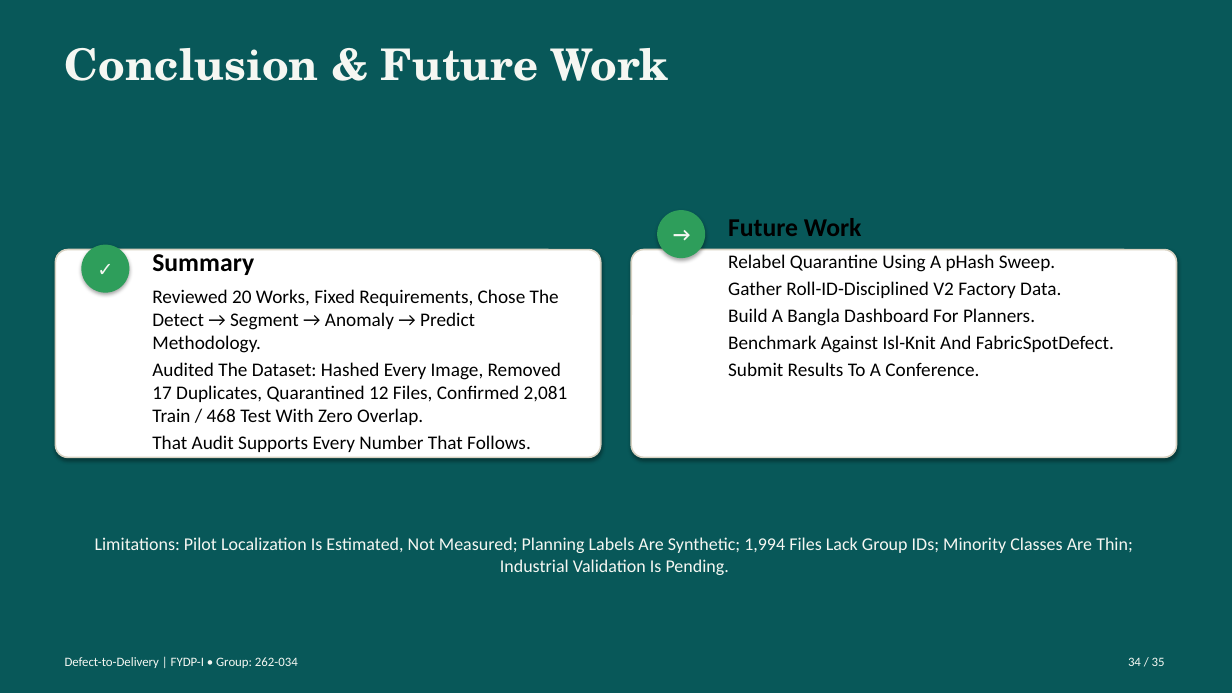
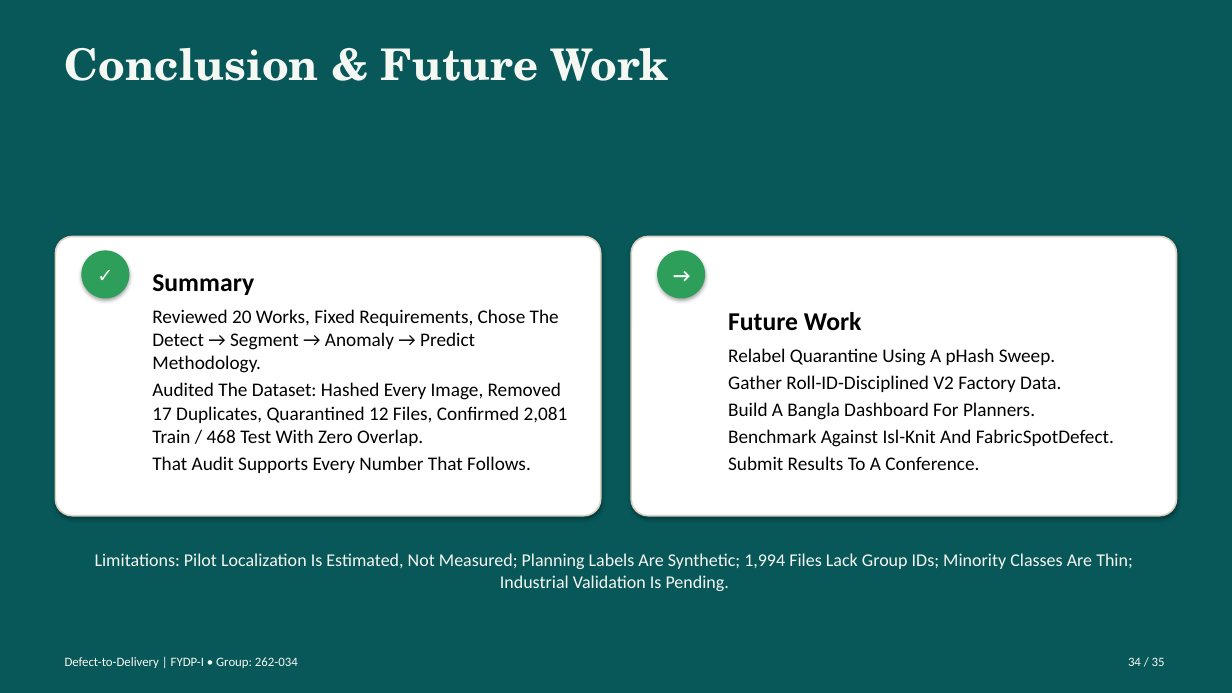
Before and after one commit to labib-ux/FYDP, a slide deck: slide 34 of slides/Defect-to-Delivery_262-034.pptx. Drawn at 1232x693 pixels with LibreOffice and Linux fonts; fonts in the diff are those of the drawing. Boxes give left, top, right and bottom in pixels: in the first picture for what was removed or moved away, otherwise in the second. Text is boxed around its words. In the diff, an @@ line names an element or a change of style, - is before the commit and + after.

Commit message:
Update Defect-to-Delivery presentation slides

```diff
--- a/slides/Defect-to-Delivery_262-034.pptx
+++ b/slides/Defect-to-Delivery_262-034.pptx
@@ rounded rectangle: place and size @@
-rounded rectangle at <box>55,250,601,457</box>
+rounded rectangle at <box>55,237,601,516</box>
@@ rounded rectangle: place and size @@
-rounded rectangle at <box>631,250,1177,457</box>
+rounded rectangle at <box>631,237,1177,516</box>
@@ ellipse "✓": place and size @@
-ellipse "✓" at <box>81,245,129,293</box>
+ellipse "✓" at <box>81,250,129,299</box>
@@ text "Summary": place and size @@
-text "Summary" at <box>152,254,568,452</box>
+text "Summary" at <box>152,274,568,473</box>
@@ ellipse "→": place and size @@
-ellipse "→" at <box>657,210,705,258</box>
+ellipse "→" at <box>657,250,705,299</box>
@@ text "Future Work": place and size @@
-text "Future Work" at <box>728,218,1114,376</box>
+text "Future Work" at <box>728,312,1114,470</box>
@@ text "Limitations: Pilot Localization Is Estimated, ...": place and size @@
-text "Limitations: Pilot Localization Is Estimated, ..." at <box>95,537,1133,575</box>
+text "Limitations: Pilot Localization Is Estimated, ..." at <box>95,553,1133,591</box>
```
Also in this commit, not shown: 20 other slides changed.
